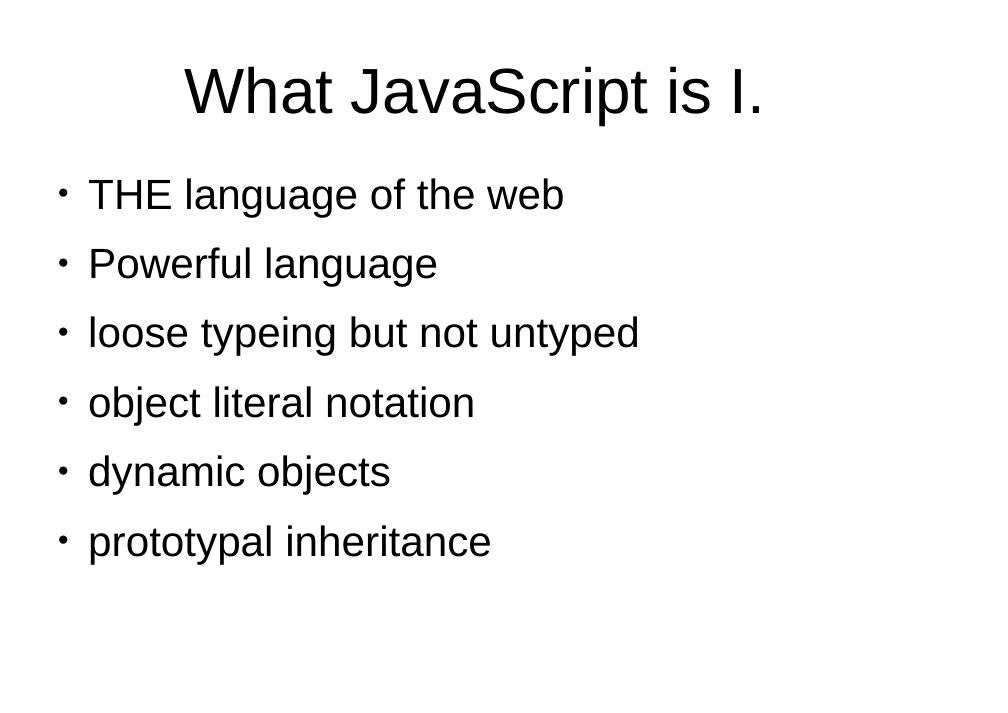
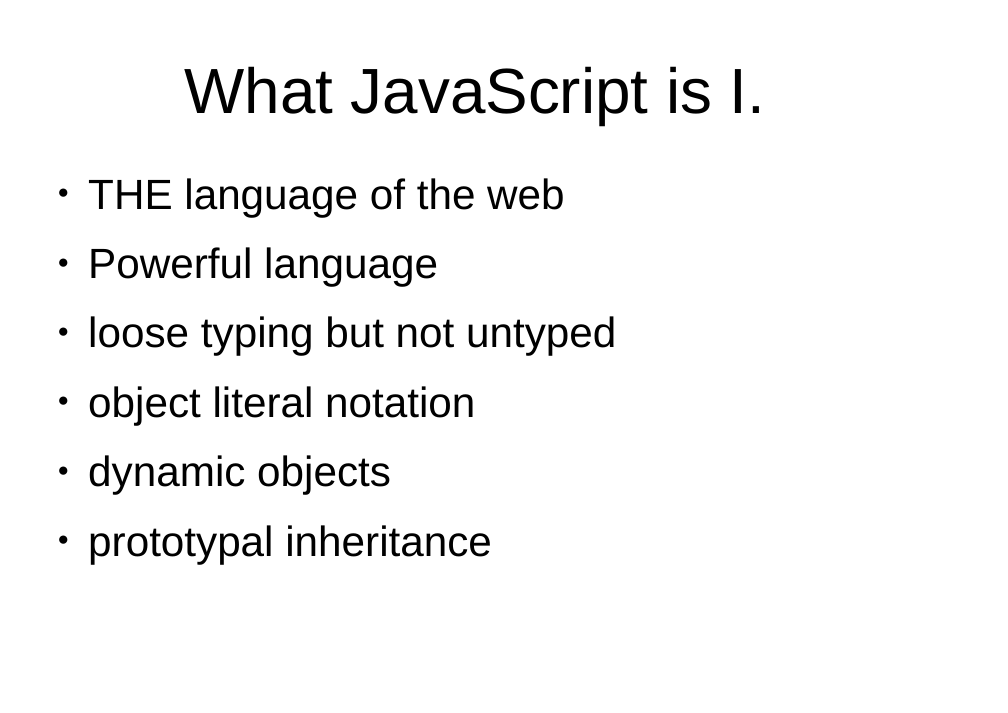
Before and after one commit to peterborkuti/other, a slide deck: slide 21 of JavaScriptBasics/jsbasics-slide.odp. Drawn at 1008x713 pixels with LibreOffice and Linux fonts; fonts in the diff are those of the drawing; background and template pictures are left out. Boxes give left, top, right and bottom in pixels: in the first picture for what was removed or moved away, otherwise in the second. Text is boxed around its words. In the diff, an @@ line names an element or a change of style, - is before the commit and + after.

```diff
--- a/JavaScriptBasics/jsbasics-slide.odp
+++ b/JavaScriptBasics/jsbasics-slide.odp
@@ text at [88,316,616,356]: text changed @@
-● loose typeing but not untyped
+● loose typing but not untyped
```
Also in this commit, not shown: 3 slides added, 6 other files.
